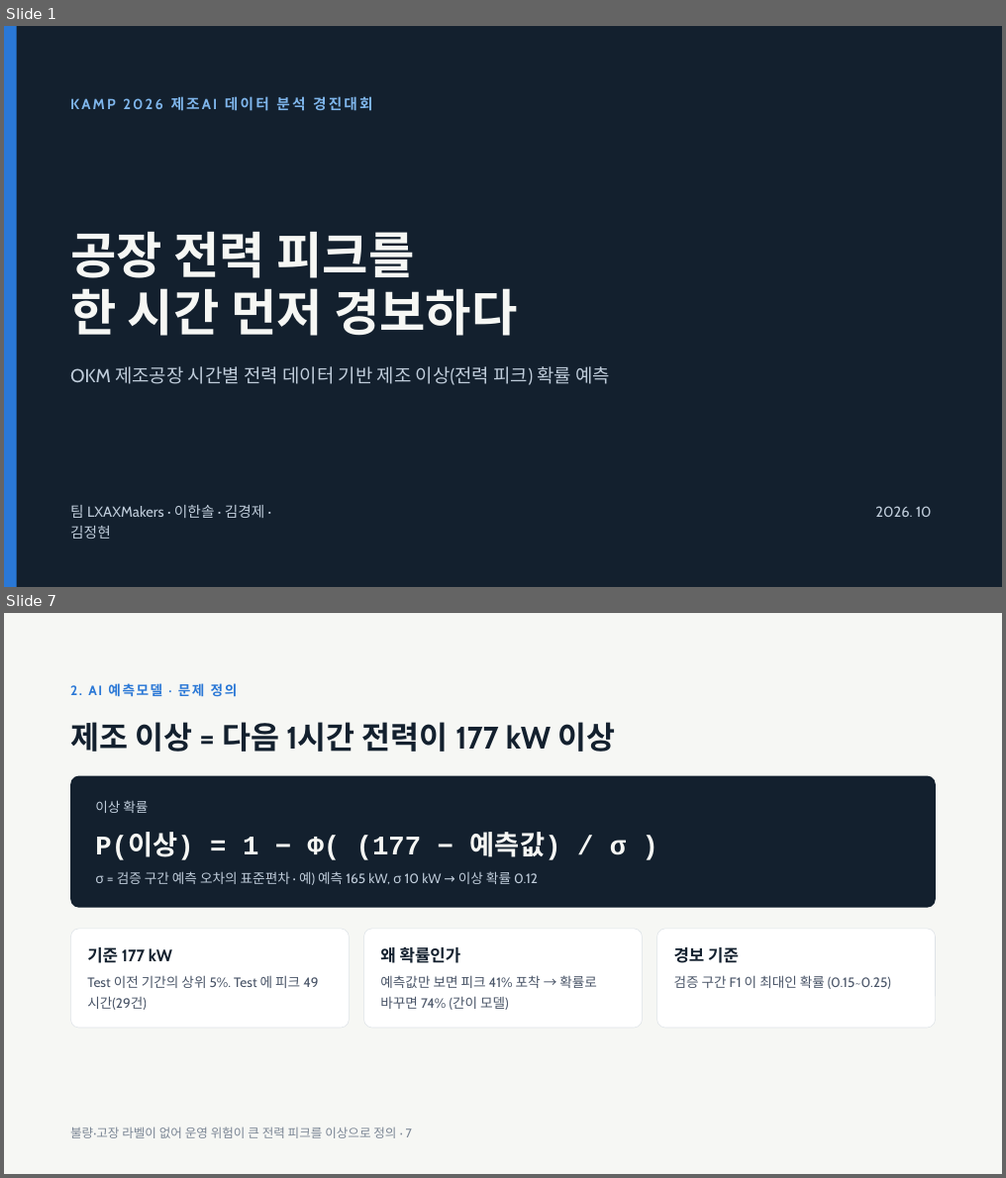
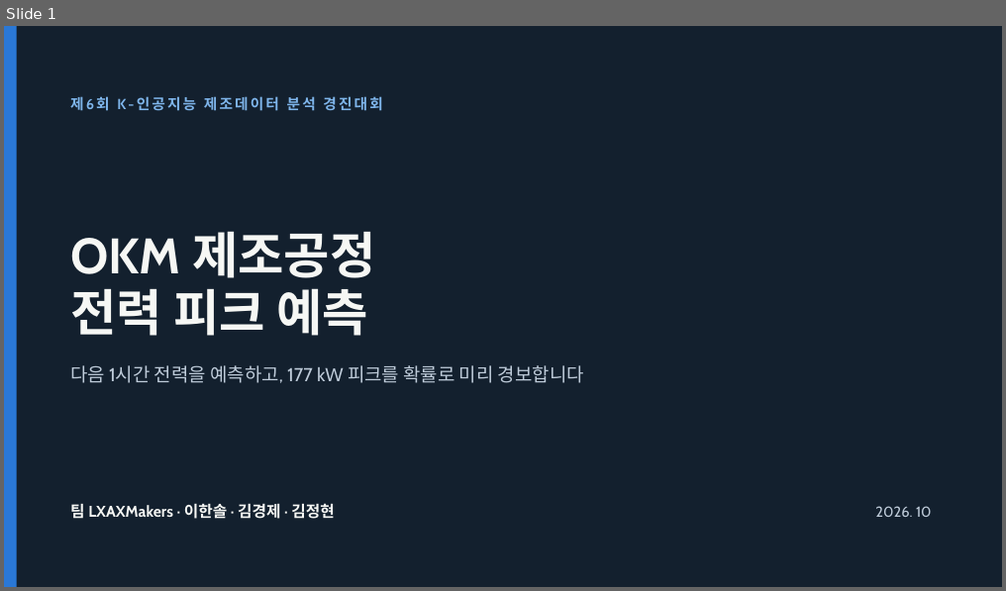
Before and after one commit to jgi0117/KAMP-Competition, a slide deck: docs/presentation/OKM 전력 피크 예측 발표.pptx. Shown one above the other, each under a label of ours: slides 1 and 7 before the commit, slide 1 after it; the slides between them are not shown. The pictures are 1006x1178 and 1006x591 pixels, drawn with LibreOffice and Linux fonts; fonts in the diff are those of the drawing. Boxes give left, top, right and bottom in pixels: in the first picture for what was removed or moved away, otherwise in the second. Text is boxed around its words. In the diff, an @@ line names an element or a change of style, - is before the commit and + after.

```diff
--- a/docs/presentation/OKM 전력 피크 예측 발표.pptx
+++ b/docs/presentation/OKM 전력 피크 예측 발표.pptx
@@ slide 7 removed at [4,613,1002,1174], background #F6F7F4 @@
@@ text removed at [70,683,238,697] @@
-2. AI 예측모델 · 문제 정의
@@ title removed at [70,722,615,752] @@
-제조 이상 = 다음 1시간 전력이 177 kW 이상
@@ rounded rectangle removed at [70,776,936,908] @@
@@ text removed at [95,800,148,813] @@
-이상 확률
@@ text removed at [95,832,626,861] @@
-P(이상) = 1 − Φ( (177 − 예측값) / σ )
@@ text removed at [95,871,538,885] @@
-σ = 검증 구간 예측 오차의 표준편차 · 예) 예측 165 kW, σ 10 kW → 이상 확률 0.12
@@ rounded rectangle removed at [70,929,350,1028] @@
@@ rounded rectangle removed at [364,929,643,1028] @@
@@ rounded rectangle removed at [657,929,936,1028] @@
@@ text removed at [87,948,172,963] @@
-기준 177 kW
@@ text removed at [380,948,461,963] @@
-왜 확률인가
@@ text removed at [674,948,739,963] @@
-경보 기준
@@ text removed at [87,975,300,1010] @@
-Test 이전 기간의 상위 5%. Test 에 피크 49시간(29건)
@@ text removed at [380,975,597,1010] @@
-예측값만 보면 피크 41% 포착 → 확률로 바꾸면 74% (간이 모델)
@@ text removed at [674,975,891,989] @@
-검증 구간 F1 이 최대인 확률 (0.15~0.25)
@@ text removed at [70,1127,412,1139] @@
-불량·고장 라벨이 없어 운영 위험이 큰 전력 피크를 이상으로 정의 · 7
@@ slide 1 changed as well @@
@@ text at [70,96,383,111]: text changed @@
-KAMP 2026 제조AI 데이터 분석 경진대회
+제6회 K-인공지능 제조데이터 분석 경진대회
@@ title at [70,231,375,336]: text changed @@
-공장 전력 피크를
-한 시간 먼저 경보하다
+OKM 제조공정
+전력 피크 예측
@@ text at [70,366,584,383]: text changed @@
-OKM 제조공장 시간별 전력 데이터 기반 제조 이상(전력 피크) 확률 예측
+다음 1시간 전력을 예측하고, 177 kW 피크를 확률로 미리 경보합니다
@@ text "팀 LXAXMakers · 이한솔 · ..." at [70,503,334,519]: size 14 to 15 pt, text colour #BFCCDA to #F6F7F4, bold on; line spacing 19.6pt to 21pt @@
```
Also in this commit, not shown: 3 other slides changed, 22 slides added, 15 other slides removed.
